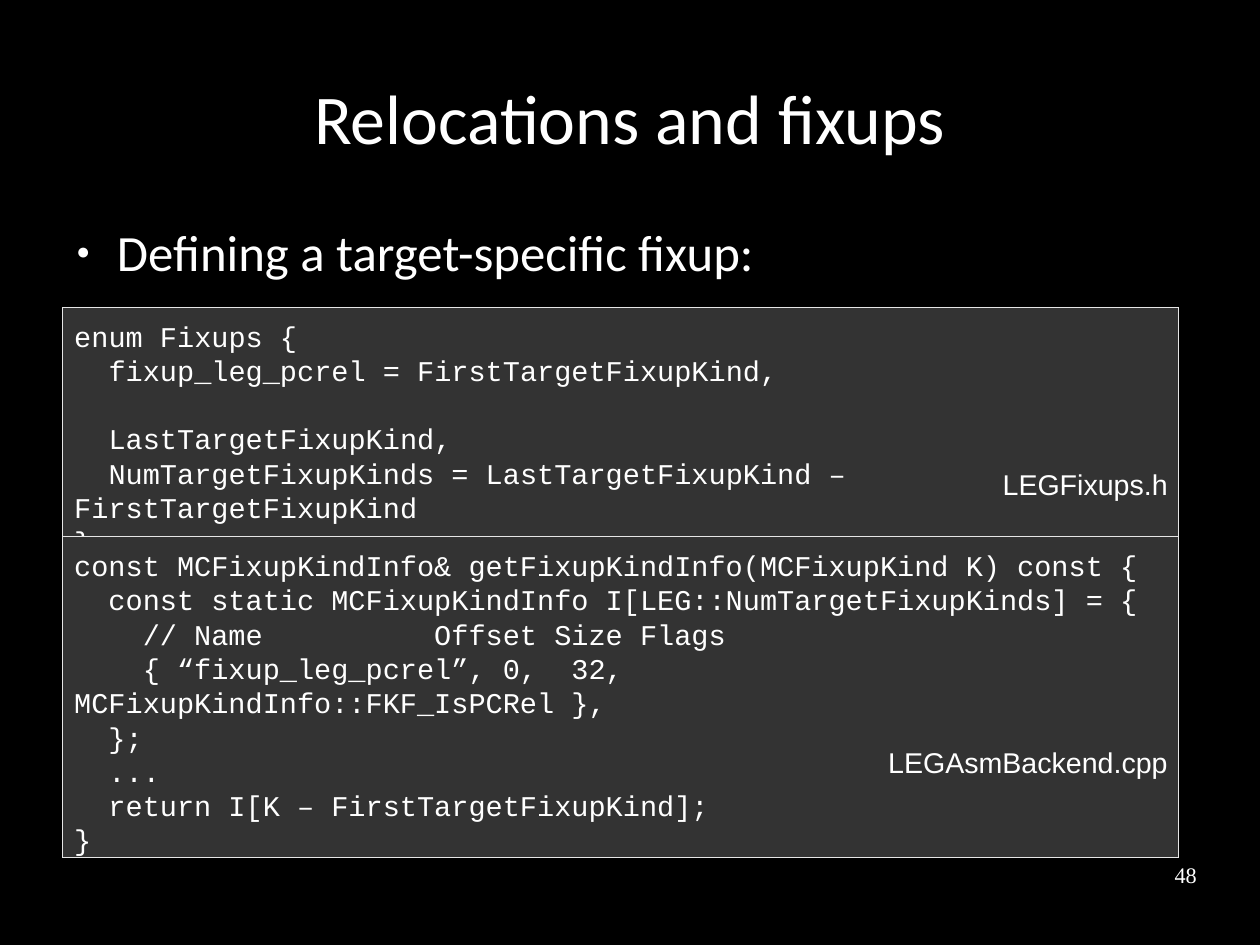
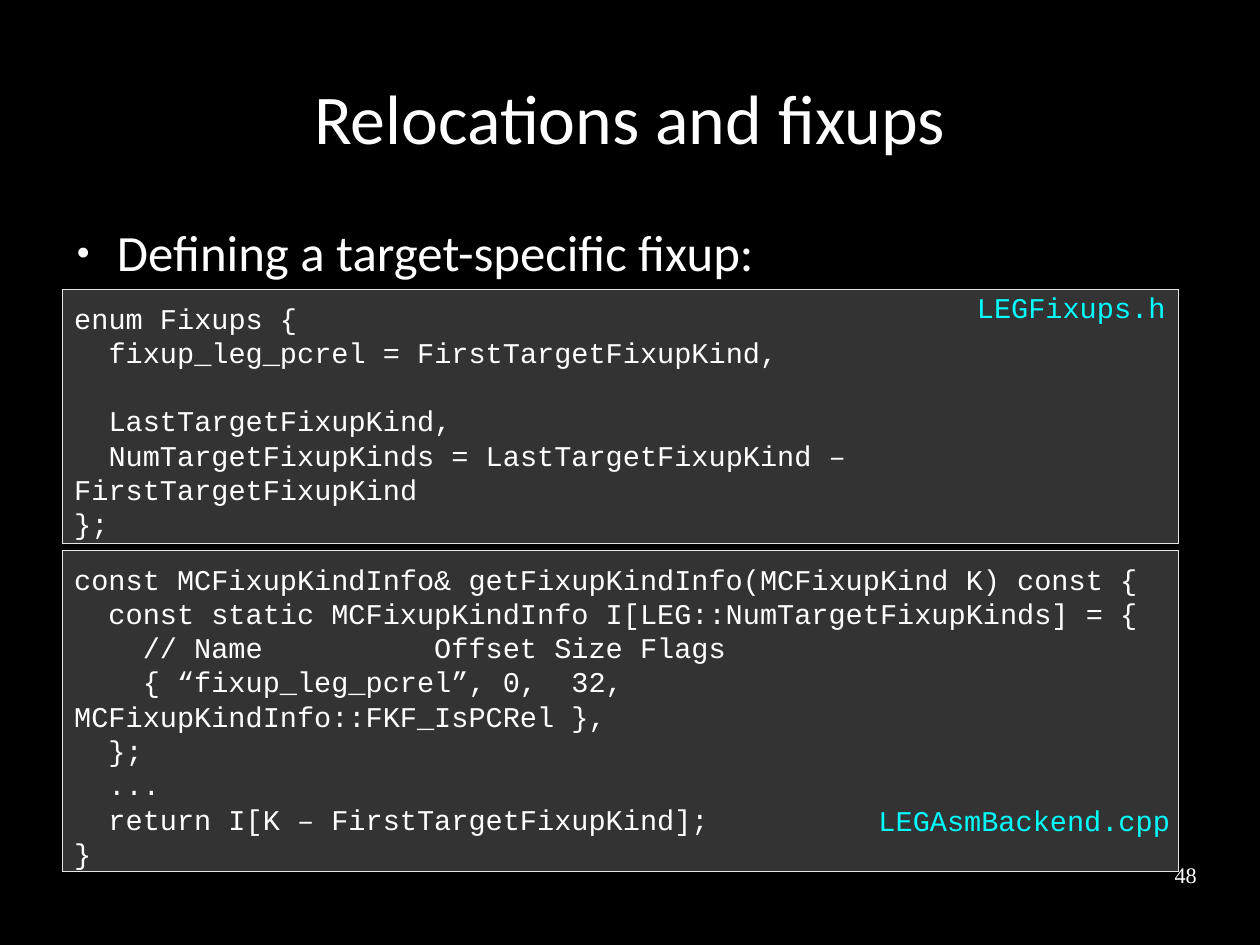
Before and after one commit to frasercrmck/llvm-leg, a slide deck: slide 48 of docs/Codeplay/Slides.odp. Drawn at 1260x945 pixels with LibreOffice and Linux fonts; fonts in the diff are those of the drawing. Boxes give left, top, right and bottom in pixels: in the first picture for what was removed or moved away, otherwise in the second. Text is boxed around its words. In the diff, an @@ line names an element or a change of style, - is before the commit and + after.

Commit message:
Fixing code text box / file name layout.

```diff
--- a/docs/Codeplay/Slides.odp
+++ b/docs/Codeplay/Slides.odp
@@ rectangle "enum Fixups {": place and size @@
-rectangle "enum Fixups {" at [63, 308, 1179, 563]
+rectangle "enum Fixups {" at [63, 289, 1179, 544]
@@ text "LEGFixups.h" at [977, 298, 1166, 324]: font Arial to Courier New, text colour #FFFFFF to #00FFFF @@
@@ text "LEGFixups.h": place and size @@
-text "LEGFixups.h" at [1003, 474, 1168, 500]
+text "LEGFixups.h" at [977, 298, 1166, 324]
@@ rectangle "const MCFixupKindInfo& getFixupKindInfo(MCFixupKind K) const ...": place and size @@
-rectangle "const MCFixupKindInfo& getFixupKindInfo(MCFixupKind K) const ..." at [63, 537, 1179, 859]
+rectangle "const MCFixupKindInfo& getFixupKindInfo(MCFixupKind K) const ..." at [63, 550, 1179, 871]
@@ text "LEGAsmBackend.cpp": place and size @@
-text "LEGAsmBackend.cpp" at [888, 752, 1167, 779]
+text "LEGAsmBackend.cpp" at [878, 810, 1169, 837]
@@ text "LEGAsmBackend.cpp" at [878, 810, 1169, 837]: font Arial to Courier New, text colour #FFFFFF to #00FFFF @@
```
Also in this commit, not shown: 12 other slides changed.
